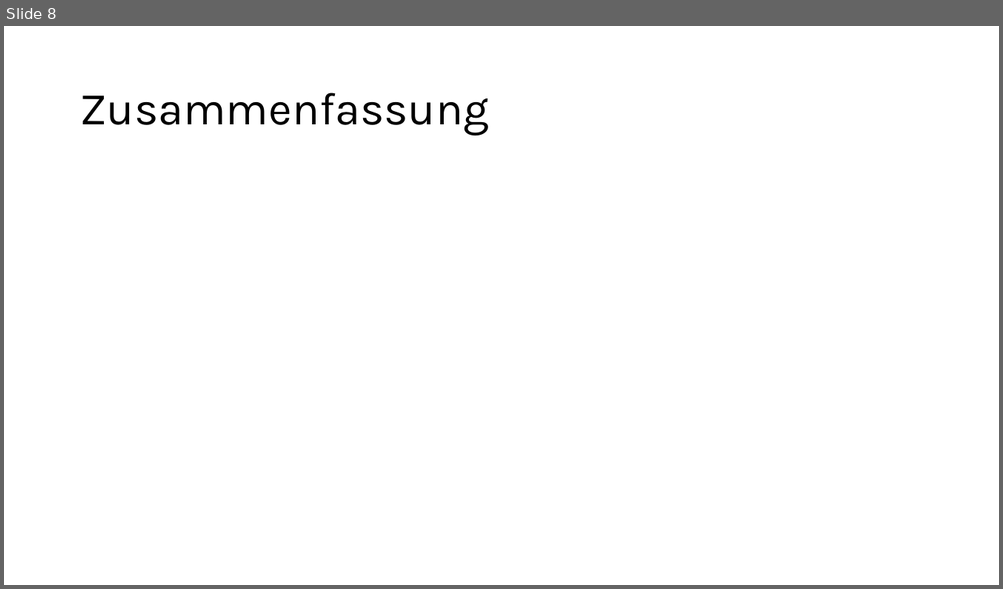
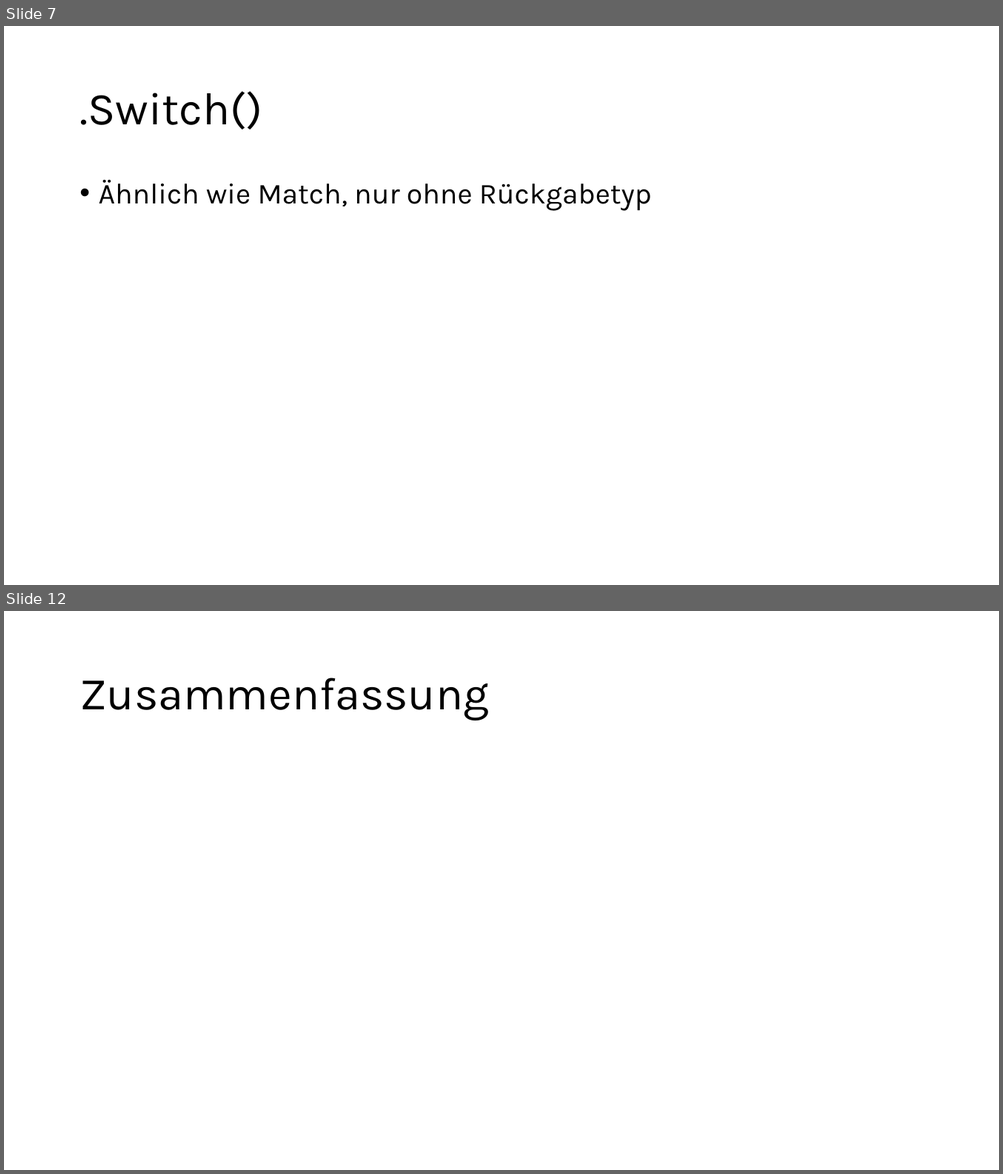
Before and after one commit to lukassteggers/OneOf, a slide deck: OneOf_Praesentation.pptx. Shown one above the other, each under a label of ours: slide 8 before the commit, slides 7 and 12 after it; the slides between them are not shown. The pictures are 1003x589 and 1003x1174 pixels, drawn with LibreOffice and Linux fonts; fonts in the diff are those of the drawing. Boxes give left, top, right and bottom in pixels: in the first picture for what was removed or moved away, otherwise in the second. Text is boxed around its words. In the diff, an @@ line names an element or a change of style, - is before the commit and + after.

```diff
--- a/OneOf_Praesentation.pptx
+++ b/OneOf_Praesentation.pptx
@@ slide 7 added at <box>4,26,999,585</box>, background #FFFFFF @@
@@ title added at <box>79,91,262,130</box>, 44 pt, text #000000 @@
+.Switch()
@@ text added at <box>99,180,652,211</box>, 28 pt, text #000000 @@
+• Ähnlich wie Match, nur ohne Rückgabetyp
@@ what was slide 8 is now slide 12 @@
```
Also in this commit, not shown: 5 slides changed, 4 other slides added.
